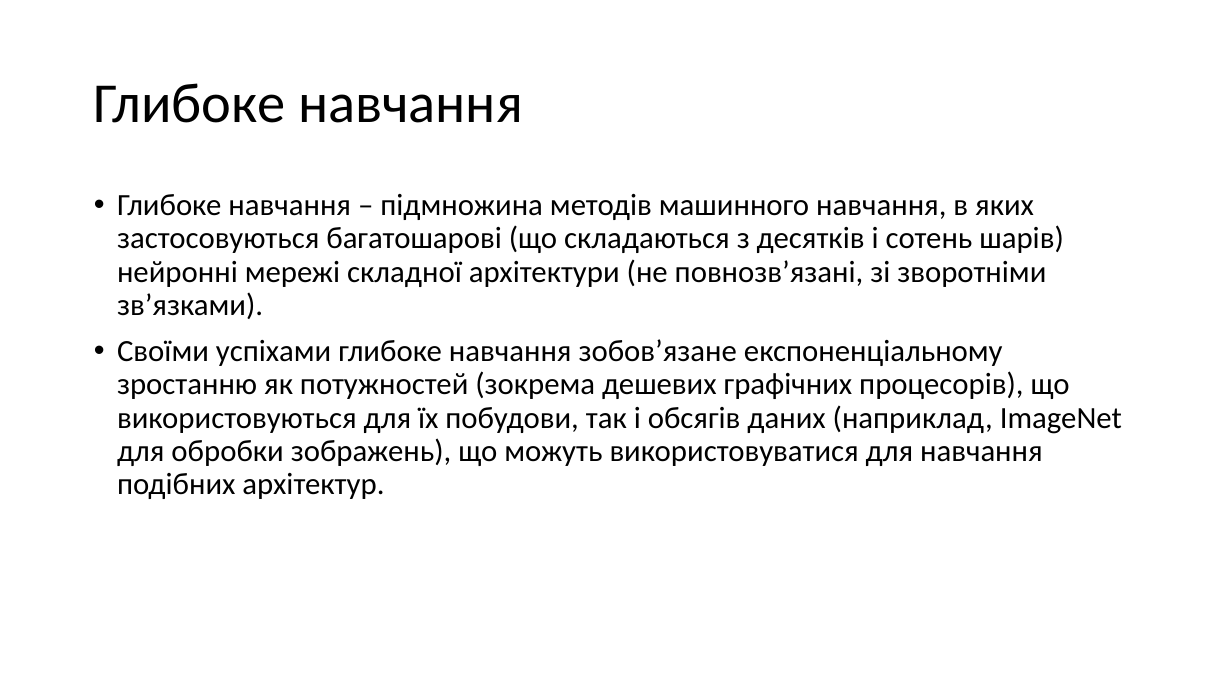
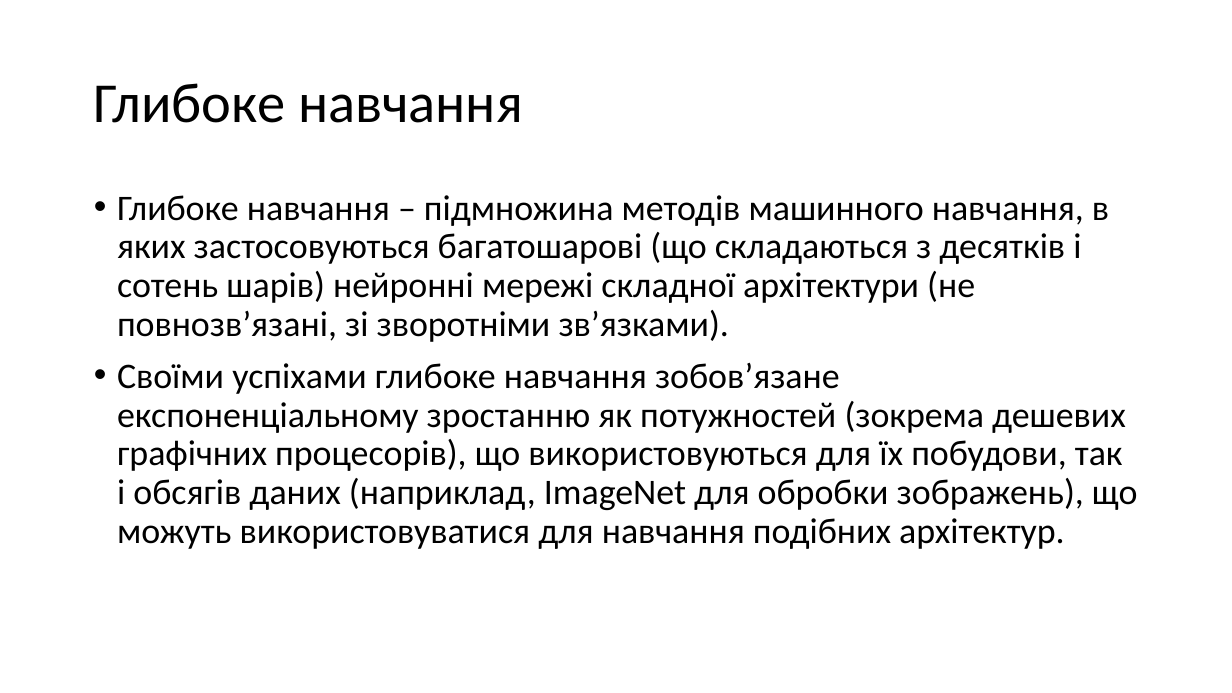
Before and after one commit to katerynakononova/ML, a slide deck: slide 2 of Lec/Lection 17.pptx. Drawn at 1232x693 pixels with LibreOffice and Linux fonts; fonts in the diff are those of the drawing. Boxes give left, top, right and bottom in pixels: in the first picture for what was removed or moved away, otherwise in the second. Text is boxed around its words. In the diff, an @@ line names an element or a change of style, - is before the commit and + after.

```diff
--- a/Lec/Lection 17.pptx
+++ b/Lec/Lection 17.pptx
@@ text "Глибоке навчання – підмножина методів ..." at bbox=[117, 195, 1137, 549]: size 24 to 28 pt @@
```
Also in this commit, not shown: 7 other slides changed, 2 slides added, 11 other files.
